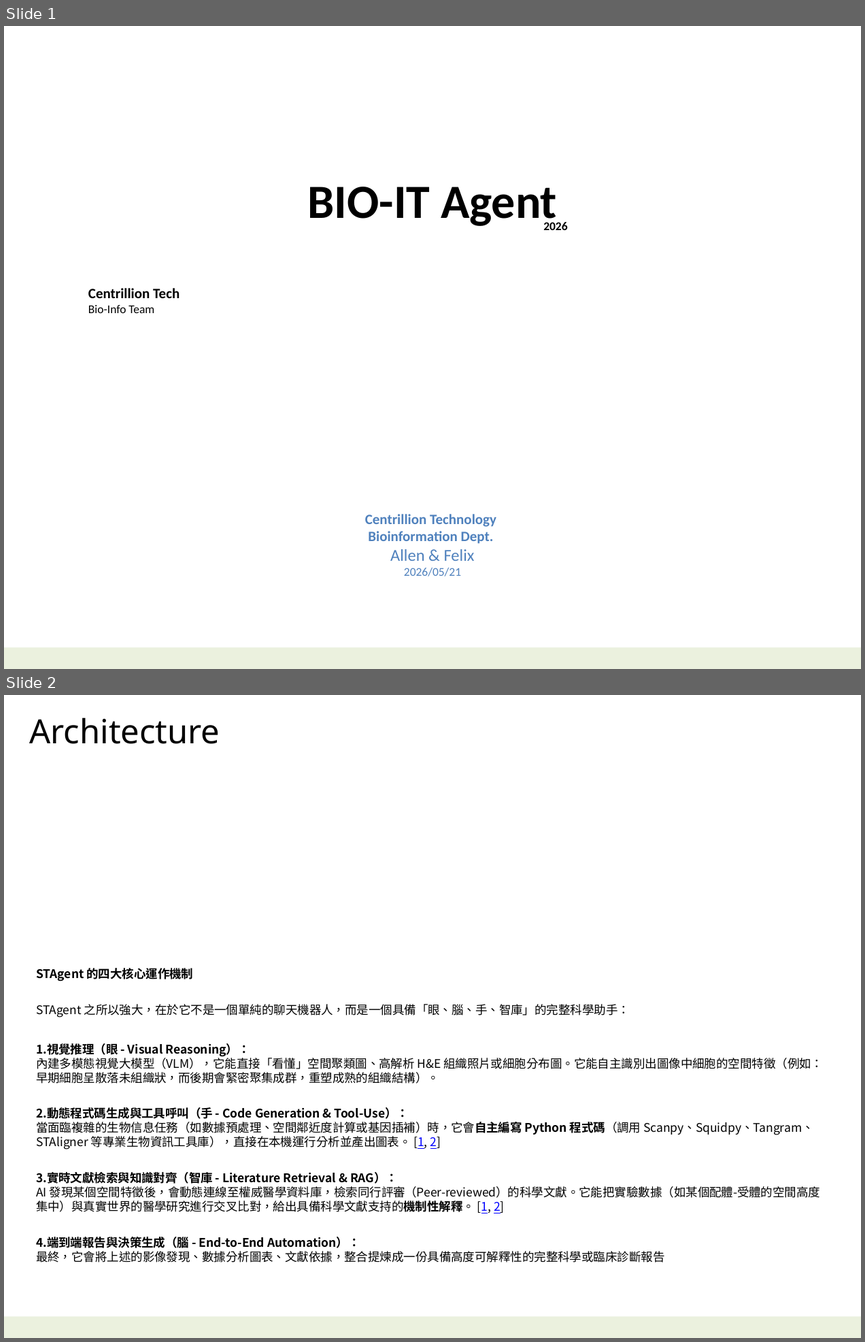
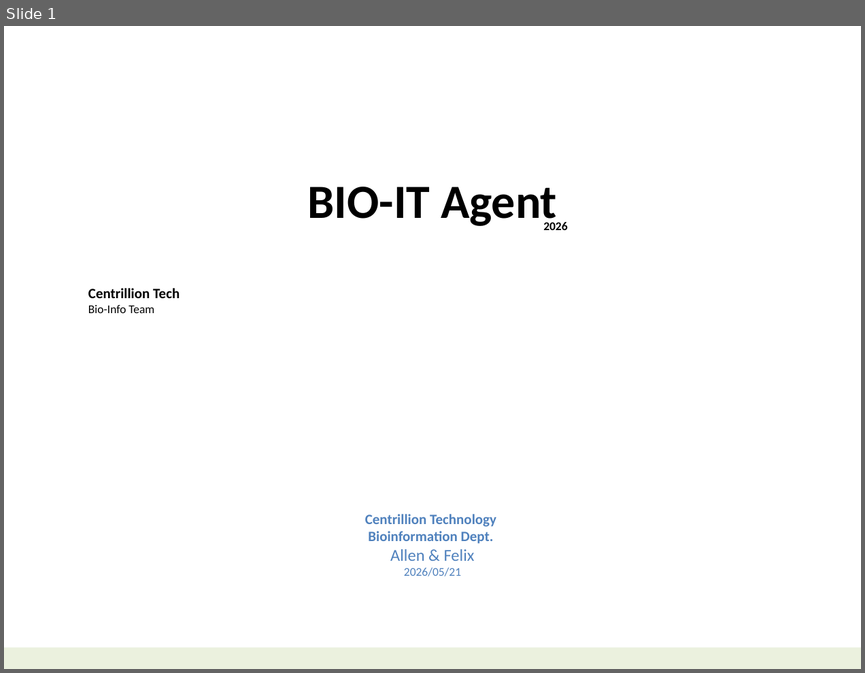
Before and after one commit to navibator/crazy-ai, a slide deck: bio-it-agent.pptx. Shown one above the other, each under a label of ours: slides 1 and 2 before the commit, slide 1 after it. The pictures are 865x1342 and 865x673 pixels, drawn with LibreOffice and Linux fonts; fonts in the diff are those of the drawing. Boxes give left, top, right and bottom in pixels: in the first picture for what was removed or moved away, otherwise in the second. Text is boxed around its words. In the diff, an @@ line names an element or a change of style, - is before the commit and + after.

```diff
--- a/bio-it-agent.pptx
+++ b/bio-it-agent.pptx
@@ slide 2 removed at box(4, 695, 861, 1338), background #FFFFFF; not listed: 1 template element that a slide beside it also shows @@
@@ text removed at box(29, 717, 220, 744) @@
-Architecture
@@ text removed at box(36, 968, 823, 1262) @@
-STAgent 的四大核心運作機制
-STAgent 之所以強大，在於它不是一個單純的聊天機器人，而是一個具備「眼、腦、手、智庫」的完整科學助手：
-1. 視覺推理（眼 - Visual Reasoning）：
-   內建多模態視覺大模型（VLM），它能直接「看懂」空間聚類圖、高解析 H&E 組織照片或細胞分布圖。它能自主識別出圖像中細胞的空間特徵（例如：早期細胞呈散落未組織狀，而後期會緊密聚集成群，重塑成熟的組織結構）。
-2. 動態程式碼生成與工具呼叫（手 - Code Generation & Tool-Use）：
-   當面臨複雜的生物信息任務（如數據預處理、空間鄰近度計算或基因插補）時，它會自主編寫 Python 程式碼（調用 Scanpy、Squidpy、Tangram、STAligner 等專業生物資訊工具庫），直接在本機運行分析並產出圖表。 [1, 2]
-3. 實時文獻檢索與知識對齊（智庫 - Literature Retrieval & RAG）：
-   AI 發現某個空間特徵後，會動態連線至權威醫學資料庫，檢索同行評審（Peer-reviewed）的科學文獻。它能把實驗數據（如某個配體-受體的空間高度集中）與真實世界的醫學研究進行交叉比對，給出具備科學文獻支持的機制性解釋。 [1, 2]
-4. 端到端報告與決策生成（腦 - End-to-End Automation）：
-   最終，它會將上述的影像發現、數據分析圖表、文獻依據，整合提煉成一份具備高度可解釋性的完整科學或臨床診斷報告
```
Also in this commit, not shown: 6 slides added, 5 other slides removed, 4 other files.
